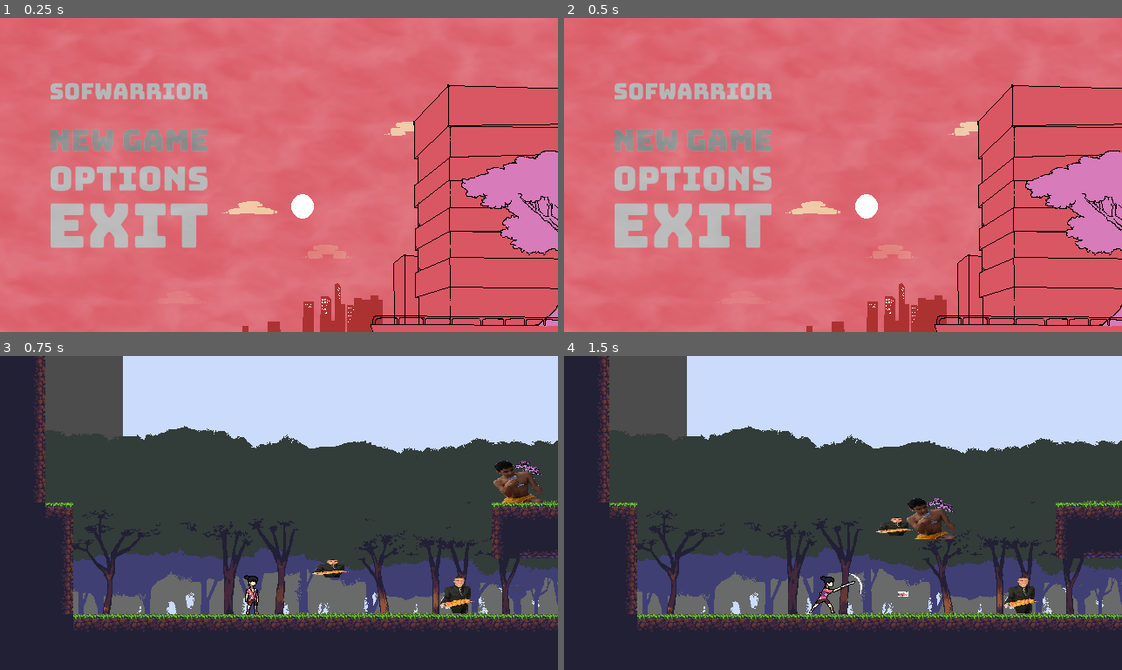
Above: before the commit, frames 1-4 (two rows, left to right).
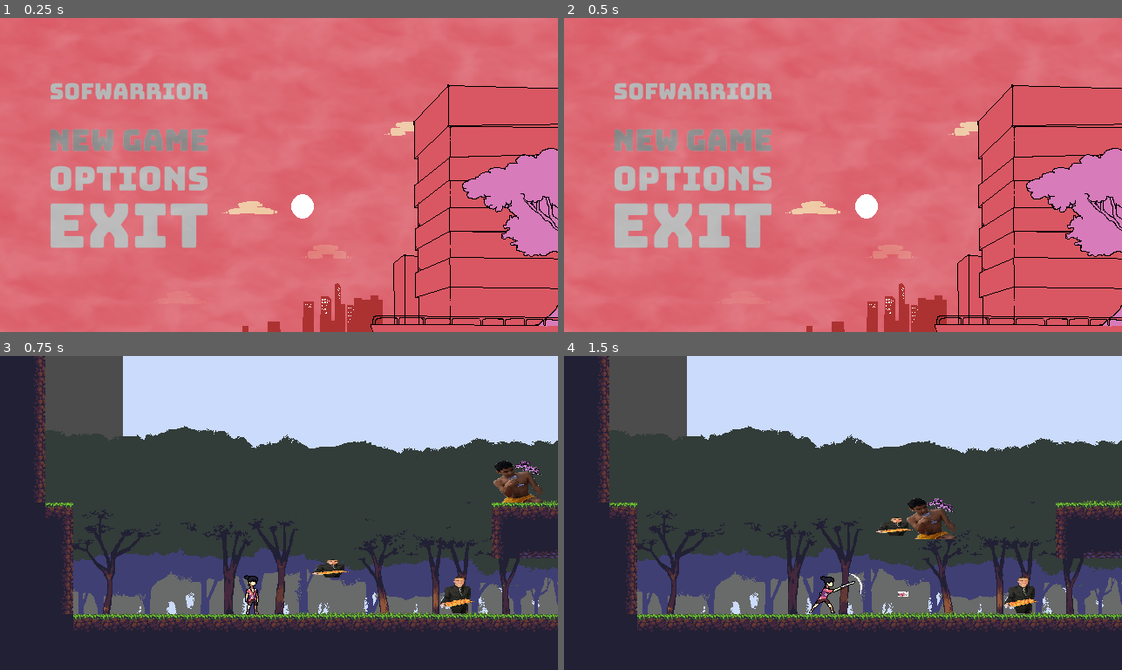
Above: after the commit, the same moments.

Repository: marcelo-lemos/Softwarrior
Game: Godot game, scene res://Nodes/UI/TitleScreen.tscn
The game is run twice, just before and just after one commit, with the same random seed, the same clock (stepped at 60 frames per second) and the same inputs. The engine's default icon, where the game draws it, is replaced by a stand-in: a white triangle on a blue panel in a dark square. Sound files missing from this copy of the repository are replaced by a short silence.
Inputs (mouse positions are in pixels of both pictures, inside the frame that each line leads up to):
- Up to frame 1 (0.25 s): no input
- Up to frame 2 (0.5 s): no input
- Up to frame 3 (0.75 s): click (128, 478) at 0.5 s
- Up to frame 4 (1.5 s): tap Enter (ui_accept) at 1.25 s; hold Right (ui_right) from 1.28 s (still down); hold X (attack) from 1.28 s (still down)

The runs differ from the first frame. In frame 1, 0.5% of the frame differs, in the area x 82-100%, y 41-77%; in frame 2, 0.5%; in frame 3, nothing differs; in frame 4, nothing differs.

Commit message:
fixing airShooterH enemy

Diff:
--- a/game/Nodes/Characters/Enemies/AirShooterH.gd
+++ b/game/Nodes/Characters/Enemies/AirShooterH.gd
@@ -38,7 +38,7 @@
 	$HitBoxDamage.set_deferred("monitorable", false)
 	$FreeDeadNode.start()
 
-func take_damage(damage):
+func take_damage(damage, position):
 	health -= damage
 	print(health, damage)
 	if health <= 0:
--- a/game/Nodes/Characters/Enemies/AirShooterH.tscn
+++ b/game/Nodes/Characters/Enemies/AirShooterH.tscn
@@ -9,7 +9,7 @@
 animations = [ {
 "frames": [  ],
 "loop": true,
-"name": "die",
+"name": "shoot",
 "speed": 5.0
 }, {
 "frames": [ ExtResource( 3 ) ],
@@ -19,7 +19,7 @@
 }, {
 "frames": [  ],
 "loop": true,
-"name": "shoot",
+"name": "die",
 "speed": 5.0
 } ]
 
@@ -63,6 +63,7 @@
 
 [node name="Shooter" type="Node2D" parent="."]
 script = ExtResource( 4 )
+
 [connection signal="timeout" from="GenericCharacter/FreeDeadNode" to="GenericCharacter" method="_on_FreeDeadNode_timeout"]
 [connection signal="timeout" from="GenericCharacter/Shoot" to="GenericCharacter" method="_on_Shoot_timeout"]
 
--- a/game/Nodes/UI/DeathScreen.tscn
+++ b/game/Nodes/UI/DeathScreen.tscn
@@ -54,6 +54,7 @@
 margin_right = 143.0
 margin_bottom = 68.0
 text = "Quit"
+
 [connection signal="pressed" from="MarginContainer/VBoxContainer/VBoxContainer/Button" to="." method="_on_Button_pressed"]
 [connection signal="pressed" from="MarginContainer/VBoxContainer/VBoxContainer/Button2" to="." method="_on_Button2_pressed"]
 [connection signal="pressed" from="MarginContainer/VBoxContainer/VBoxContainer/Button3" to="." method="_on_Button3_pressed"]
--- a/game/Nodes/UI/TitleScreen.tscn
+++ b/game/Nodes/UI/TitleScreen.tscn
@@ -98,7 +98,7 @@
 [node name="Arvore" type="AnimatedSprite" parent="."]
 z_index = 3
 frames = SubResource( 1 )
-frame = 3
+frame = 6
 playing = true
 centered = false
 
@@ -208,5 +208,6 @@
 [node name="AudioStreamPlayer" type="AudioStreamPlayer" parent="."]
 stream = ExtResource( 25 )
 autoplay = true
+
 [connection signal="pressed" from="MarginContainer/VBoxContainer/VBoxContainer/TextureButton" to="." method="_on_TextureButton_pressed"]
 [connection signal="pressed" from="MarginContainer/VBoxContainer/VBoxContainer/TextureButton3" to="." method="_on_TextureButton3_pressed"]
